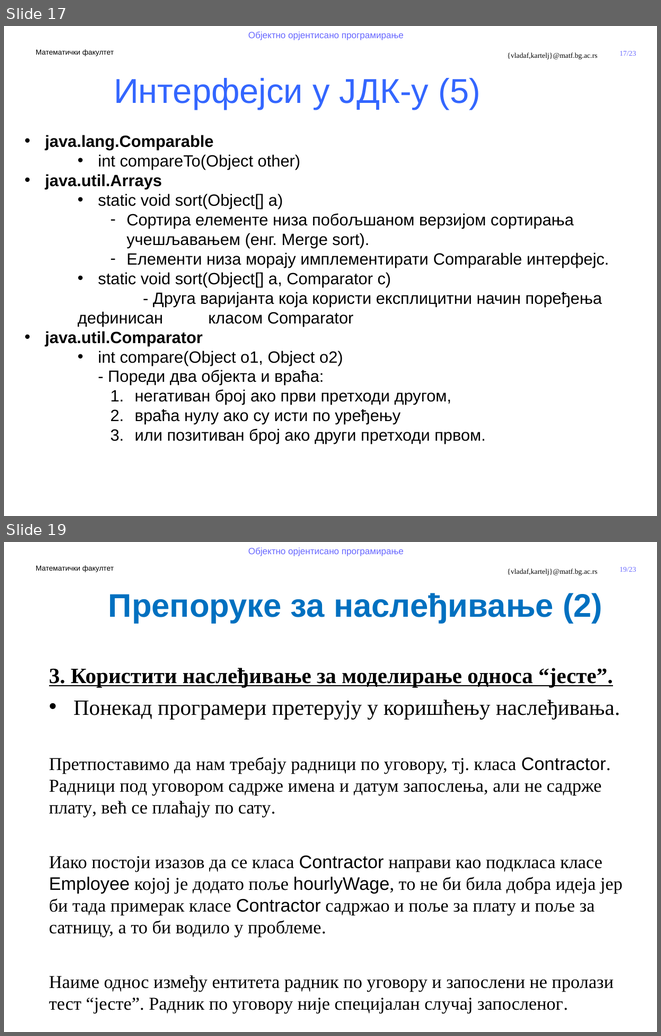
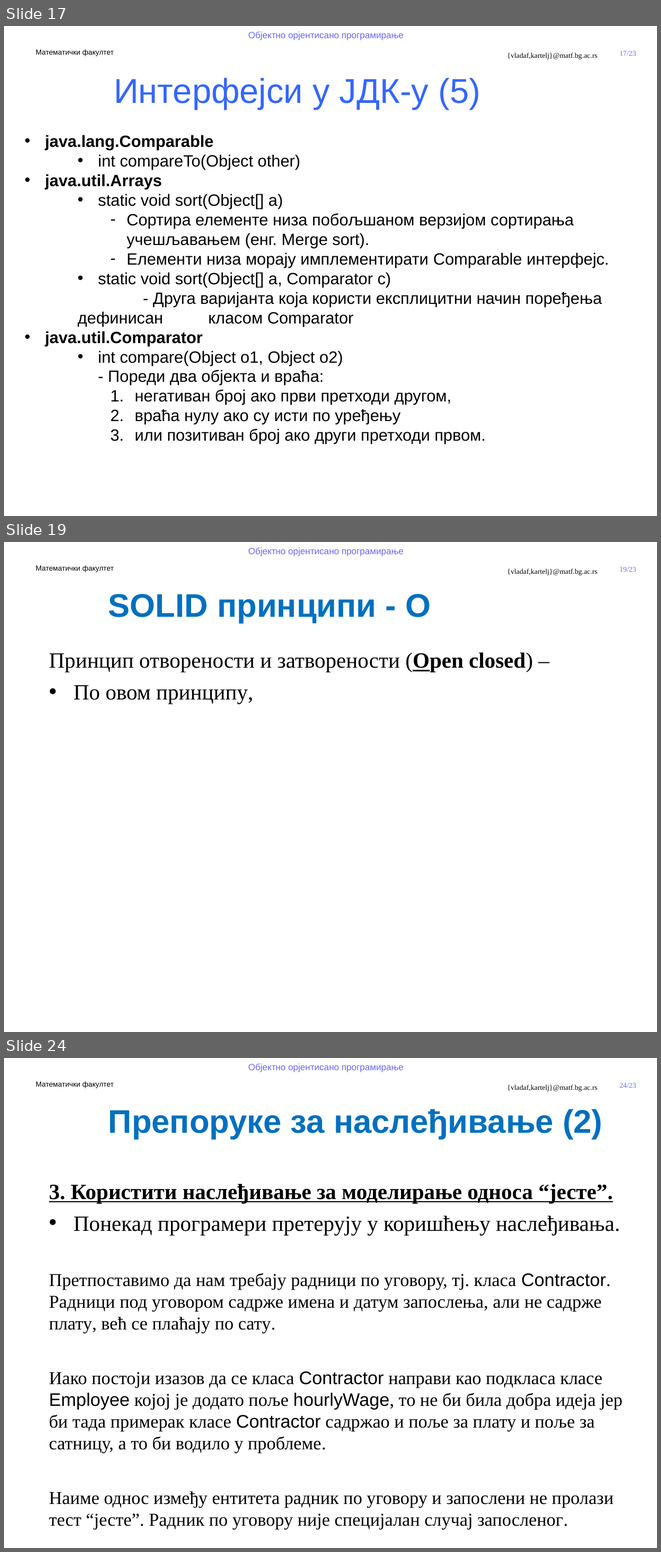
Before and after one commit to MatfOOP/OOP, a slide deck: predavanja/prezentacije/OOP11-Apstraktne klase i interfejsi.pptx. Shown one above the other, each under a label of ours: slides 17 and 19 before the commit, slides 17, 19 and 24 after it; the slides between them are not shown. The pictures are 661x1036 and 661x1552 pixels, drawn with LibreOffice and Linux fonts; fonts in the diff are those of the drawing; background and template pictures are left out. Boxes give left, top, right and bottom in pixels: in the first picture for what was removed or moved away, otherwise in the second. Text is boxed around its words. In the diff, an @@ line names an element or a change of style, - is before the commit and + after.

```diff
--- a/predavanja/prezentacije/OOP11-Apstraktne klase i interfejsi.pptx
+++ b/predavanja/prezentacije/OOP11-Apstraktne klase i interfejsi.pptx
@@ slide 19 added at [4,542,657,1032], background #FFFFFF; not listed: 5 template elements that a slide beside it also shows @@
@@ text added at [108,594,431,623], 36 pt, text #0070C0, bold @@
+SOLID принципи - О
@@ text added at [49,652,533,704], 24 pt, text #000000 @@
+Принцип отворености и затворености (Open closed) –
+• По овом принципу,
@@ what was slide 19 is now slide 24 @@
@@ page number at [619,1083,636,1088]: text changed @@
-19/23
+24/23
```
Also in this commit, not shown: 2 slides changed, 3 other slides added, 6 other files.
